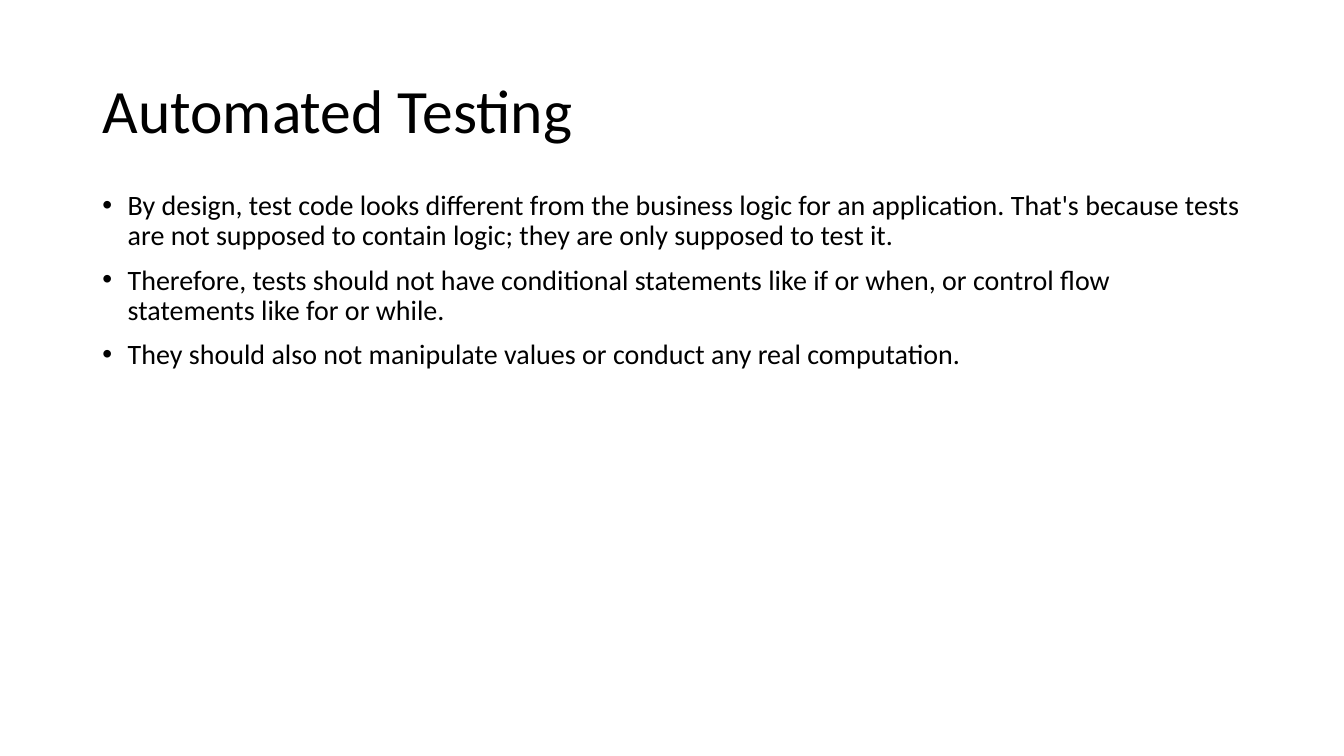
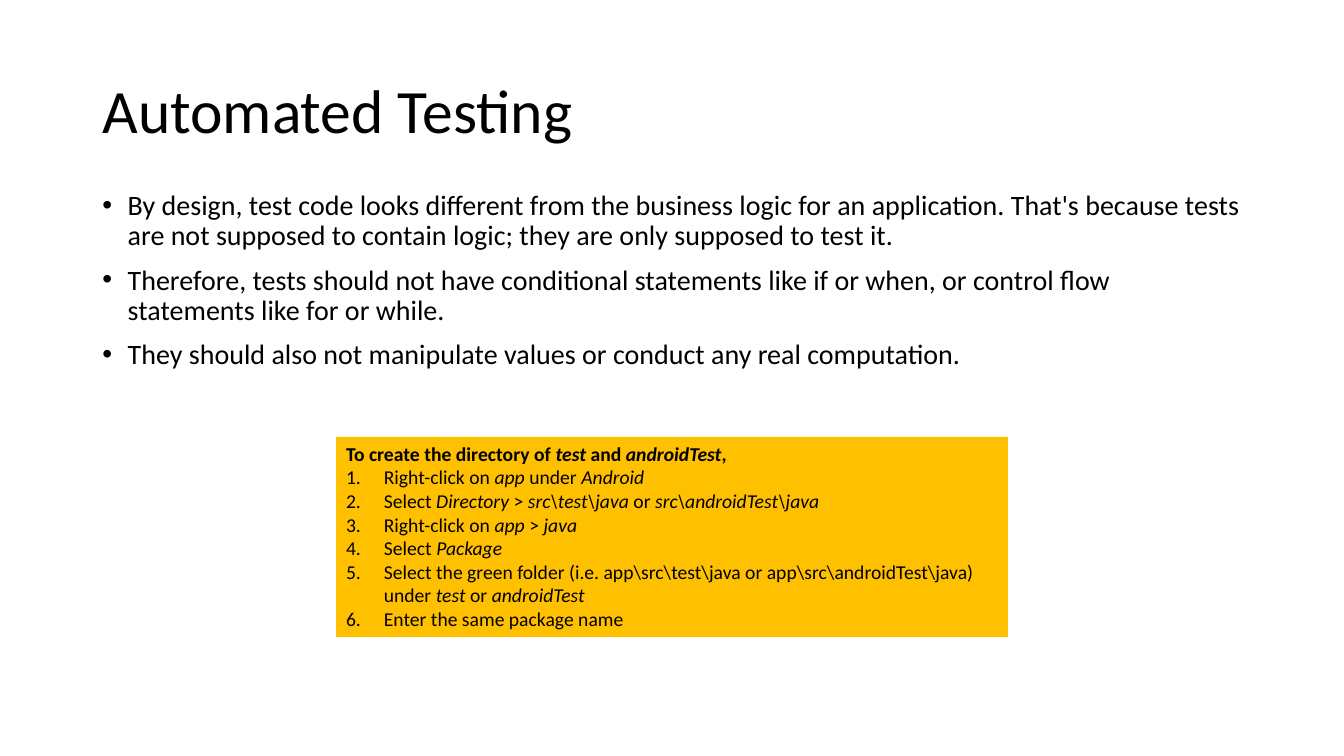
Before and after one commit to joellecorliss/Associate-Android-Developer, a slide deck: slide 62 of Android Basics in Kotlin.pptx (slide 51 before the commit). Drawn at 1344x756 pixels with LibreOffice and Linux fonts; fonts in the diff are those of the drawing. Boxes give left, top, right and bottom in pixels: in the first picture for what was removed or moved away, otherwise in the second. Text is boxed around its words. In the diff, an @@ line names an element or a change of style, - is before the commit and + after.

```diff
--- a/Android Basics in Kotlin.pptx
+++ b/Android Basics in Kotlin.pptx
@@ rectangle added at <box>336,437,1007,637</box>, fill #FFC000, 14 pt, text #000000 @@
+To create the directory of test and androidTest,
+1. Right-click on app under Android
+2. Select Directory > src\test\java or src\androidTest\java
+3. Right-click on app > java
+4. Select Package
+5. Select the green folder (i.e. app\src\test\java or app\src\androidTest\java) under test or androidTest
+6. Enter the same package name
```
Also in this commit, not shown: 4 other slides changed, 14 slides added, 5 other files.
